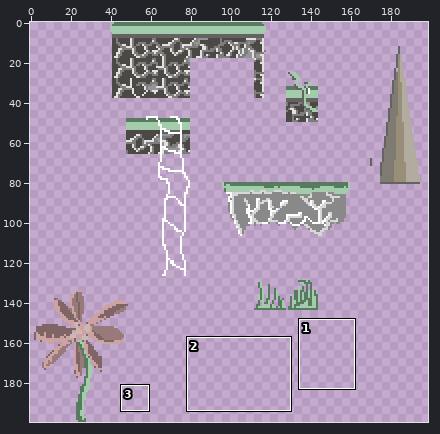
Sprite sheet -- sprites/land/47cb44e6-f26a-4700-b8c3-fd30eaaf8da8.png. The first picture is a wide view before the edit; the outline marks the close-up.
Close-up. Before the edit:
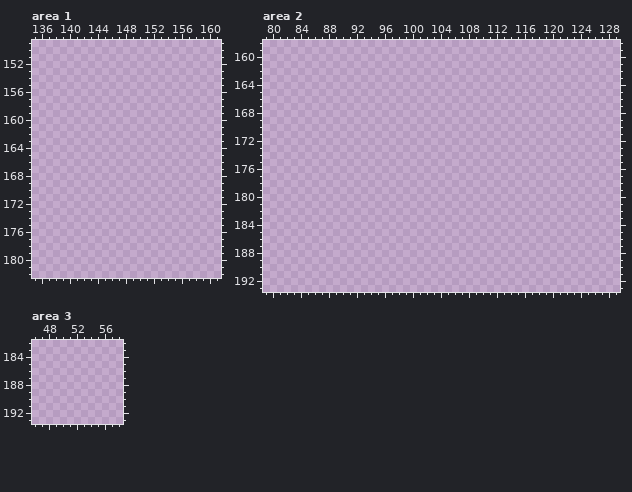
The file is 200x200 pixels. Shown: area 1: x 135..161, y 149..182; area 2: x 79..129, y 158..193; area 3: x 46..58, y 182..193. The wide view leaves out empty margins. The commit also changed other parts of the picture, which this record leaves out.
The result:
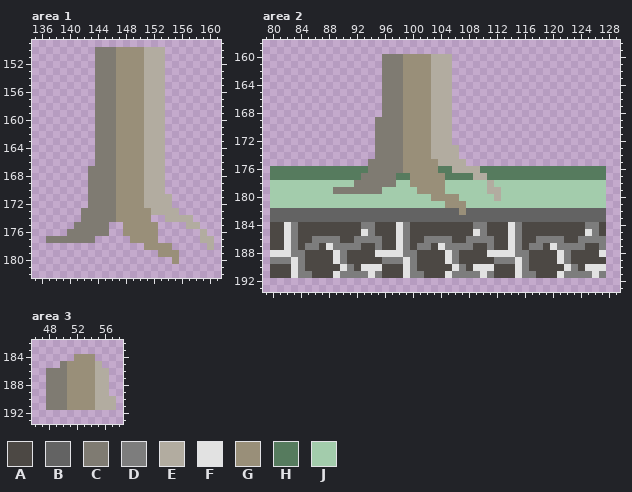
Palette (. is transparent): A #4c4844  B #636363  C #7f7b72  D #7d7d7d  E #b2aca0  F #e2e2e2  G #998f79  H #567b5e  J #a3ccac
The exact change:
Changed rows in their new state; - is an unchanged pixel.
Area 1:
first column x 137:
150 -------CCCGGGGEEE-------
151 -------CCCGGGGEEE-------
152 -------CCCGGGGEEE-------
153 -------CCCGGGGEEE-------
154 -------CCCGGGGEEE-------
155 -------CCCGGGGEEE-------
156 -------CCCGGGGEEE-------
157 -------CCCGGGGEEE-------
158 -------CCCGGGGEEE-------
159 -------CCCGGGGEEE-------
160 -------CCCGGGGEEE-------
161 -------CCCGGGGEEE-------
162 -------CCCGGGGEEE-------
163 -------CCCGGGGEEE-------
164 -------CCCGGGGEEE-------
165 -------CCCGGGGEEE-------
166 -------CCCGGGGEEE-------
167 ------CCCCGGGGEEE-------
168 ------CCCCGGGGEEE-------
169 ------CCCCGGGGEEE-------
170 ------CCCCGGGGEEE-------
171 ------CCCCGGGGEEEE------
172 ------CCCCGGGGEEEE------
173 -----CCCCCGGGGGEEEE-----
174 -----CCCCCGGGGG--EEEE---
175 ----CCCCC--GGGGG----EE--
176 ---CCCCCC--GGGGG------E-
177 CCCCCCC-----GGGG------EE
178 --------------GGGG-----E
179 ----------------GGG-----
180 ------------------G-----
Area 2:
first column x 80:
160 ----------------CCCGGGGEEE----------------------
161 ----------------CCCGGGGEEE----------------------
162 ----------------CCCGGGGEEE----------------------
163 ----------------CCCGGGGEEE----------------------
164 ----------------CCCGGGGEEE----------------------
165 ----------------CCCGGGGEEE----------------------
166 ----------------CCCGGGGEEE----------------------
167 ----------------CCCGGGGEEE----------------------
168 ----------------CCCGGGGEEE----------------------
169 ---------------CCCCGGGGEEE----------------------
170 ---------------CCCCGGGGEEE----------------------
171 ---------------CCCCGGGGEEE----------------------
172 ---------------CCCCGGGGEEE----------------------
173 ---------------CCCCGGGGEEEE---------------------
174 ---------------CCCCGGGGEEEE---------------------
175 --------------CCCCCGGGGGEEEE--------------------
176 HHHHHHHHHHHHHHCCCCCGGGGGHHEEEEHHHHHHHHHHHHHHHHHH
177 HHHHHHHHHHHHHCCCCCHHGGGGGHHHHEEHHHHHHHHHHHHHHHHH
178 JJJJJJJJJJJJCCCCCCJJGGGGGJJJJJJEJJJJJJJJJJJJJJJJ
179 JJJJJJJJJCCCCCCCJJJJJGGGGJJJJJJEEJJJJJJJJJJJJJJJ
180 JJJJJJJJJJJJJJJJJJJJJJJGGGGJJJJJEJJJJJJJJJJJJJJJ
181 JJJJJJJJJJJJJJJJJJJJJJJJJGGGJJJJJJJJJJJJJJJJJJJJ
182 BBBBBBBBBBBBBBBBBBBBBBBBBBBGBBBBBBBBBBBBBBBBBBBB
183 BBBBBBBBBBBBBBBBBBBBBBBBBBBBBBBBBBBBBBBBBBBBBBBB
184 AAFDAAAAAAAAADDAAAFDAAAAAAAAADDAAAFDAAAAAAAAADDA
185 AAFDAAAAAAAAAFDAAAFDAAAAAAAAAFDAAAFDAAAAAAAAAFDA
186 AAFDAADDDDAADDDDAAFDAADDDDAADDDDAAFDAADDDDAADDDD
187 AAFDADDAFDDDDAADAAFDADDAFDDDDAADAAFDADDAFDDDDAAD
188 FFFDDAAAAFDAAAAFFFFDDAAAAFDAAAAFFFFDDAAAAFDAAAAF
189 DDDFDAAAAFDAAAAADDDFDAAAAFDAAAAADDDFDAAAAFDAAAAA
190 AAAFDAAAAAFDAFFFAAAFDAAAAAFDAFFFAAAFDAAAAAFDAFFF
191 AAAFDDAAAFDDDDFDAAAFDDAAAFDDDDFDAAAFDDAAAFDDDDFD
Area 3:
first column x 48:
184 ----GGG---
185 --CGGGGE--
186 CCCGGGGEE-
187 CCCGGGGEE-
188 CCCGGGGEE-
189 CCCGGGGEE-
190 CCCGGGGEEE
191 CCCGGGGEEE
Boxes around the changes in both close-ups, in picture pixels (x1, y1, x2, y2):
added: (46, 47, 214, 264)
added: (270, 54, 606, 278)
added: (46, 354, 116, 410)
